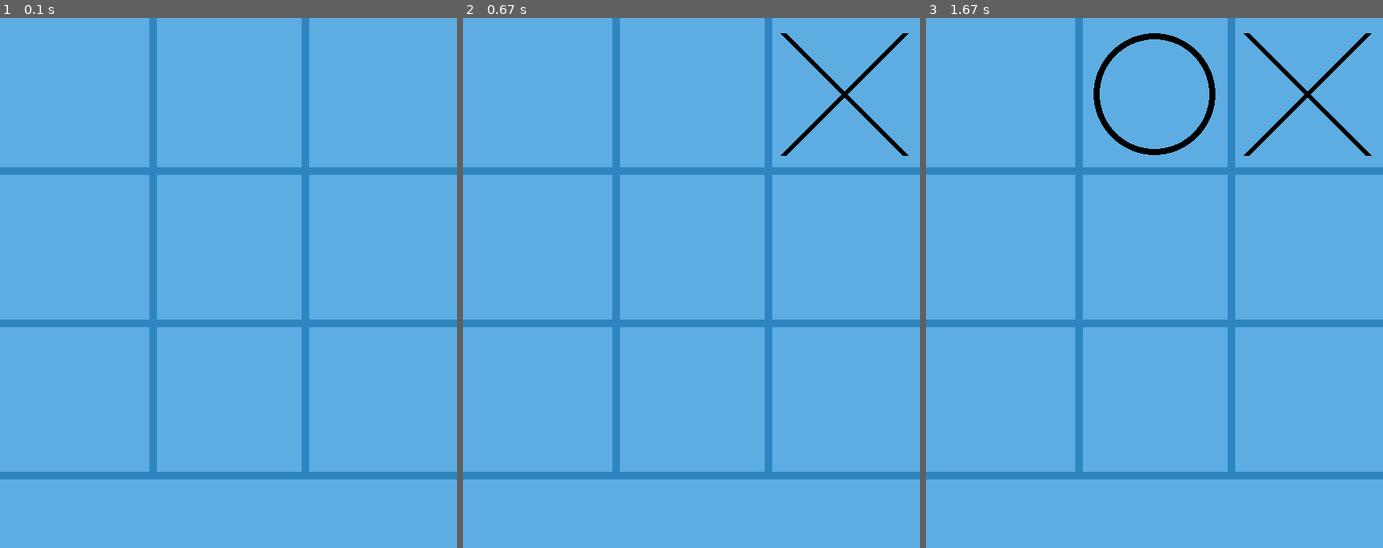
Above: before the commit, frames 1-3 (left to right).
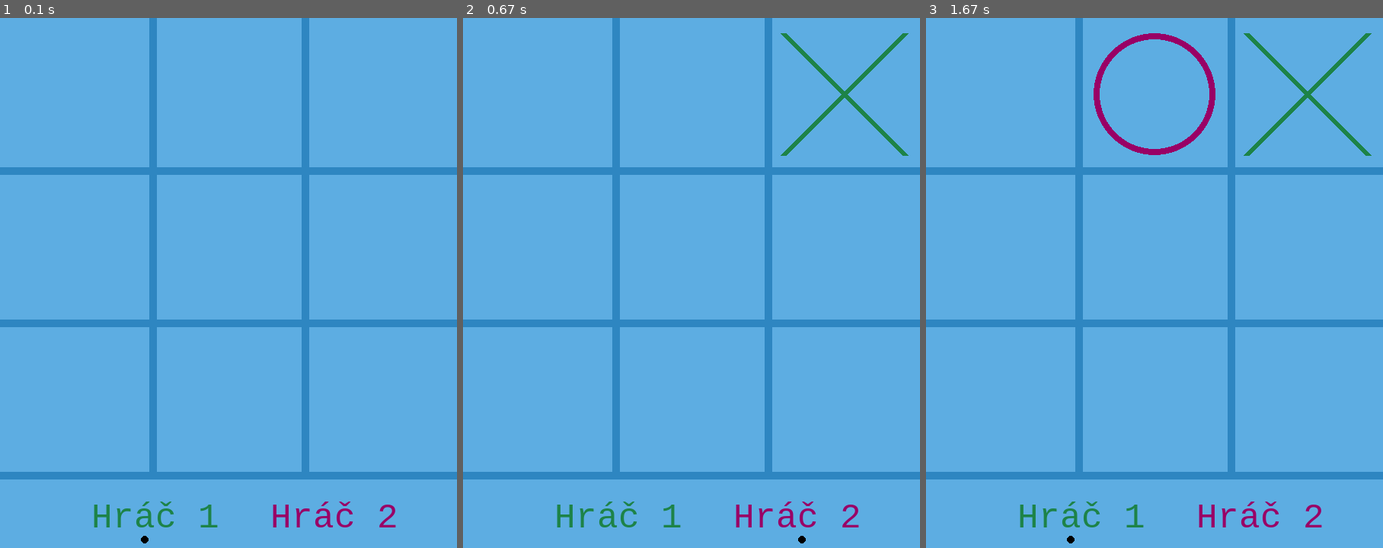
Above: after the commit, the same moments.

Repository: Marek3008/Python
Game: pygame game, started from Pyglet/piskvorky-pygame.py
The game is run twice, just before and just after one commit, with the same random seed, the same clock (stepped at 60 frames per second) and the same inputs.
Inputs (mouse positions are in pixels of both pictures, inside the frame that each line leads up to):
- Up to frame 1 (0.1 s): no input
- Up to frame 2 (0.67 s): press the mouse at (842, 92) at 0.37 s; move the mouse to (755, 118) at 0.47 s; release the mouse at (673, 139) at 0.6 s
- Up to frame 3 (1.67 s): press the mouse at (1154, 92) at 0.7 s; move the mouse to (1072, 267) at 0.8 s; release the mouse at (994, 436) at 0.93 s

The runs differ from the first frame. In frame 1, 0.7% of the frame differs, in the area x 20-87%, y 91-100%; in frame 2, 1.3%; in frame 3, 2.2%, in the area x 20-98%, y 2-100%.

Commit message:
ukazuje ze ktory hrac je na rade

Diff:
--- a/Pyglet/piskvorky-pygame.py
+++ b/Pyglet/piskvorky-pygame.py
@@ -23,6 +23,8 @@
 nadpis1 = font.render("VYHRAL HRÁČ 1 !!", True, (102, 204, 51))
 nadpis2 = font.render("VYHRAL HRÁČ 2 !!", True, (102, 204, 51))
 remiza1 = font.render("REMÍZA !!", True, (102, 204, 51))
+hrac1_text = font.render("Hráč 1", True, (29, 131, 72))
+hrac2_text = font.render("Hráč 2", True, (153, 0, 102))
 
 #obrazovka
 obrazovka = pygame.display.set_mode((SIRKA, VYSKA))
@@ -32,6 +34,7 @@
 def ciara(bod_A, bod_B):
     pygame.draw.line(obrazovka, (46, 134, 193), bod_A, bod_B, 10)
 
+##mriezka
 #1. vertikalna
 ciara((200, 0), (200, 600))
 #2. vertikalna
@@ -43,9 +46,19 @@
 #spodna
 ciara((0, 600), (600, 600))
 
-
-
-
+#texty hracov
+obrazovka.blit(hrac1_text, (120, 630))
+obrazovka.blit(hrac2_text, (355, 630))
+
+def kto_je_na_rade():
+    if hrac == 1:
+        pygame.draw.circle(obrazovka, (0, 0, 0), (190, 685), 5)
+        pygame.draw.circle(obrazovka, (93, 173, 226), (445, 685), 5)
+    if hrac == -1:
+        pygame.draw.circle(obrazovka, (0, 0, 0), (445, 685), 5)
+        pygame.draw.circle(obrazovka, (93, 173, 226), (190, 685), 5)
+
+#prida kriziky a kruzky do *hracej plochy* vo forme jednotiek a dvojok
 def prida_do_hracej_plochy(riadok, stlpec, cislo):
     for riadocek in hracia_plocha:
         for nula in riadocek:
@@ -54,11 +67,10 @@
                 hracia_plocha[riadok].insert(stlpec, cislo)
 
 def nakresli_krizik(x1, y1, x2, y2, x3, y3, x4, y4):
-    pygame.draw.line(obrazovka, (0, 0, 0), (x1, y1), (x2, y2), 8)
-    pygame.draw.line(obrazovka, (0, 0, 0), (x3, y3), (x4, y4), 8)
-
+    pygame.draw.line(obrazovka, (29, 131, 72), (x1, y1), (x2, y2), 8)
+    pygame.draw.line(obrazovka, (29, 131, 72), (x3, y3), (x4, y4), 8)
 def nakresli_kruzok(x, y):
-    pygame.draw.circle(obrazovka, (0, 0, 0), (x, y), 80, 8)
+    pygame.draw.circle(obrazovka, (153, 0, 102), (x, y), 80, 8)
 
 #######s tymto som maximalne nespokojny ale uz som bol zufaly a nevedel ako mam pokracovat
 def nakresli_znak():
@@ -136,7 +148,7 @@
             nakresli_kruzok(500, 500)
 
 
-
+# kontroly vyhier
 def skontroluj_horizontalne():
     #hrac 1
     if hracia_plocha[0] == [1, 1, 1] or hracia_plocha[1] == [1, 1, 1] or hracia_plocha[2] == [1, 1, 1]:
@@ -198,6 +210,8 @@
     if 0 not in hracia_plocha[0] and 0 not in hracia_plocha[1] and 0 not in hracia_plocha[2]:
         obrazovka.blit(remiza1, (200, 275))
 
+#prva bodka pri hracovi 1
+pygame.draw.circle(obrazovka, (0, 0, 0), (190, 685), 5)
 
 #hlavny cyklus ktory tu tiez musi byt, v nom je vlastne napisane to co sa ma diat
 while True:
@@ -217,7 +231,9 @@
             remiza()
         if udalost.type == pygame.MOUSEBUTTONUP and stlacene == True:
             stlacene = False
-            hrac *= -1
+            if pozicia_x in range(0, 600) and pozicia_y in range(0, 600):
+                hrac *= -1
+            kto_je_na_rade()
         if vyherca == "2" or vyherca == "1":
             pygame.quit()
             sys.exit()
